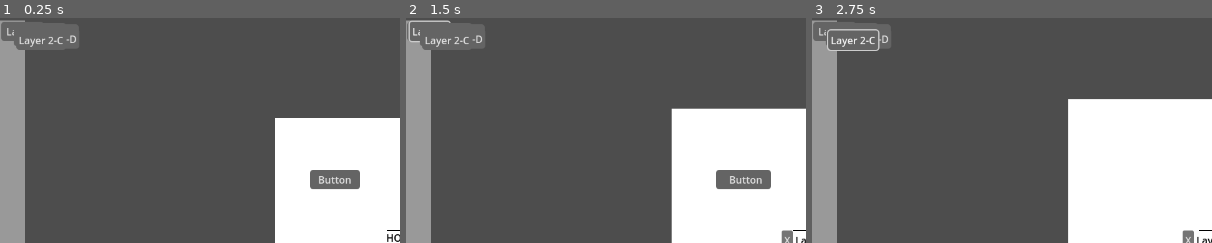
Above: before the commit, frames 1-3 (left to right).
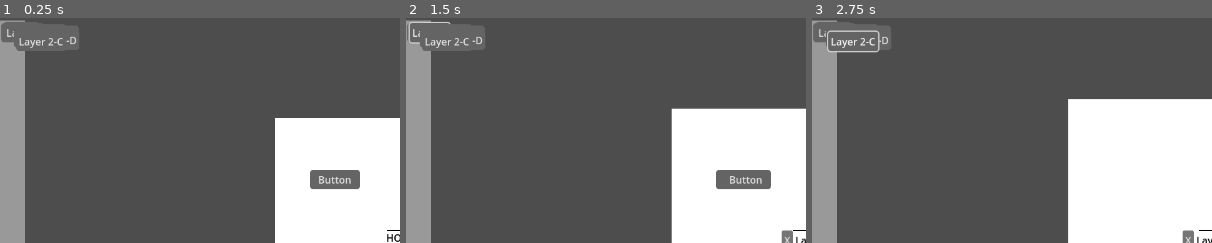
Above: after the commit, the same moments.

Repository: AtkinTC/Godot-UI
Game: Godot game, scene res://Scenes/main.tscn
Same seed, same stepped clock (60 frames per second), same inputs: the game is played once before the commit and once after it.
Inputs (mouse positions are % of the whole screen's width and height, from its top left):
- Up to frame 1 (0.25 s): no input
- Up to frame 2 (1.5 s): click "Button" at 0.5 s; click "-" at 1.25 s
- Up to frame 3 (2.75 s): click (3, 3) at 2 s, where only the run after the commit has a clickable "HOME"
The pictures show only the part of the screen within x 0-50%, y 0-50%; the shares and areas given below are measured in that part.

The runs differ from the first frame. In frame 1, 0.3% of the frame differs, in the area x 0-19%, y 1-15%; in frame 2, 0.4%; in frame 3, 0.6%, in the area x 0-19%, y 1-16%.

Commit message:
added special root layer tab

Diff:
--- a/Singletons/LayerManager.gd
+++ b/Singletons/LayerManager.gd
@@ -113,6 +113,14 @@
 			child_element.set_child_layer_key(child_key)
 
 func assemble_layer_tabs(root_node):
+	# root tab - special case
+	var root_tab: LayerTab = layer_tab_scene.instantiate()
+	root_tab.set_display_title(layers_dict[root_layer_key]["display_title"])
+	root_tab.set_layer_key(root_layer_key)
+	layer_tabs[root_layer_key] = root_tab
+	root_node.add_child(root_tab)
+
+	# build tab tree
 	var layer_stack : Array = layers_graph[root_layer_key]["child_layers"]
 	while layer_stack.size() > 0:
 		var layer_key : String = layer_stack.pop_front()
